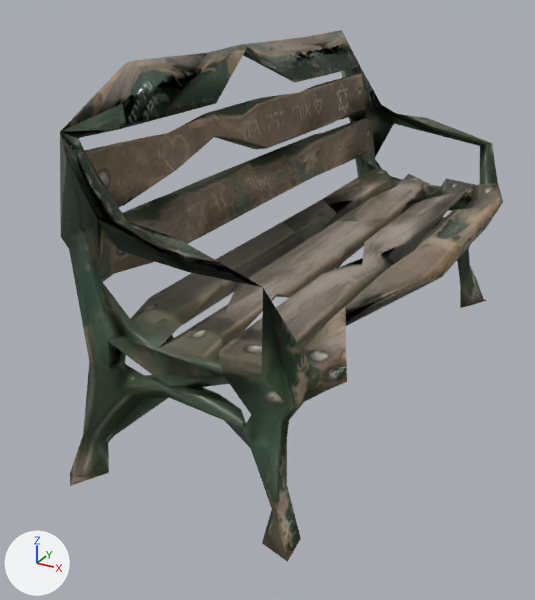
The glTF model shchuna-d/assets/models/e_bench.glb, before and after one commit.
Rendered twice from a 50 mm lens placed at (0.495, -1.126, 0.398), pointed at (-0.072, -0.097, -0.117). The lights are fixed; the arrows at lower left show +X, +Y and +Z. The picture after the commit comes second. Where no turn or scale is listed for an object, it has been applied to the vertices. Vertices at exactly the same position are counted once.

Names of what the first picture shows: 'tripo_node_1dd6c8a0-ed01-46aa-b3d5-0cbe1cc89a82'.
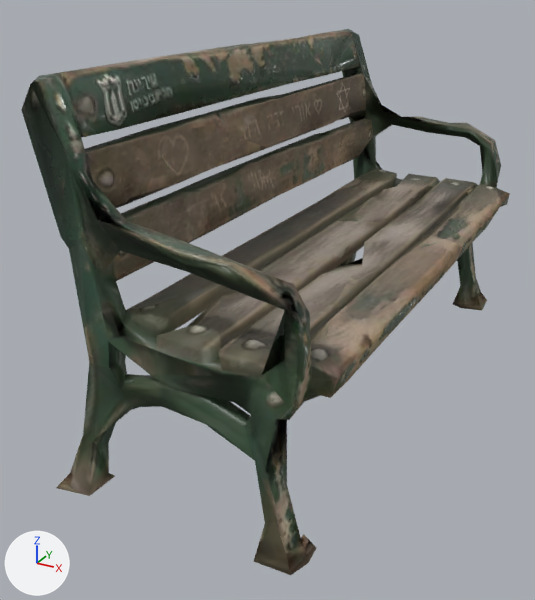
Where the newer file only moved an object's origin or applied its transform, the numbers keep the older frame.

Where the change shows, as pixel boxes (x1, y1, x2, y2) in the pictures (535 x 600 px):
'tripo_node_1dd6c8a0-ed01-46aa-b3d5-0cbe1cc89a82', reshaped (10% wider)
    before: (60, 30, 503, 562)
    after: (21, 29, 510, 575)
part 1 of me_tripo_mesh_1dd6c8a0_ed01_46aa_b3d5_0cbe1cc89a82, built on
    before: (104, 179, 478, 443)
    after: (21, 29, 510, 575)
part 2 of me_tripo_mesh_1dd6c8a0_ed01_46aa_b3d5_0cbe1cc89a82, added
    after: (453, 270, 487, 311)

What the commit changed:
me_tripo_mesh_1dd6c8a0_ed01_46aa_b3d5_0cbe1cc89a82 is used by ob_tripo_node_1dd6c8a0_ed01_46aa_b3d5_0cbe1cc89a82; location (-0.001, -0.003, -0.001).
me_tripo_mesh_1dd6c8a0_ed01_46aa_b3d5_0cbe1cc89a82 had 589 vertices, 1218 faces and spanned x -0.21..0.21, y -0.491..0.491, z -0.292..0.292.
me_tripo_mesh_1dd6c8a0_ed01_46aa_b3d5_0cbe1cc89a82 now has 785 vertices, 1613 faces and spans x -0.211..0.211, y -0.496..0.503, z -0.292..0.293.
me_tripo_mesh_1dd6c8a0_ed01_46aa_b3d5_0cbe1cc89a82 part 1: 2 vertices moved within x 0.046, y -0.416, z -0.039; 4 vertices removed from x -0.149..0.065, y -0.45..0.479, z -0.224..-0.006; 194 vertices added at x -0.209..0.21, y -0.496..0.503, z -0.291..0.293.
me_tripo_mesh_1dd6c8a0_ed01_46aa_b3d5_0cbe1cc89a82 part 2: 6 vertices added at x 0.117..0.187, y 0.433..0.486, z -0.292..-0.262.
